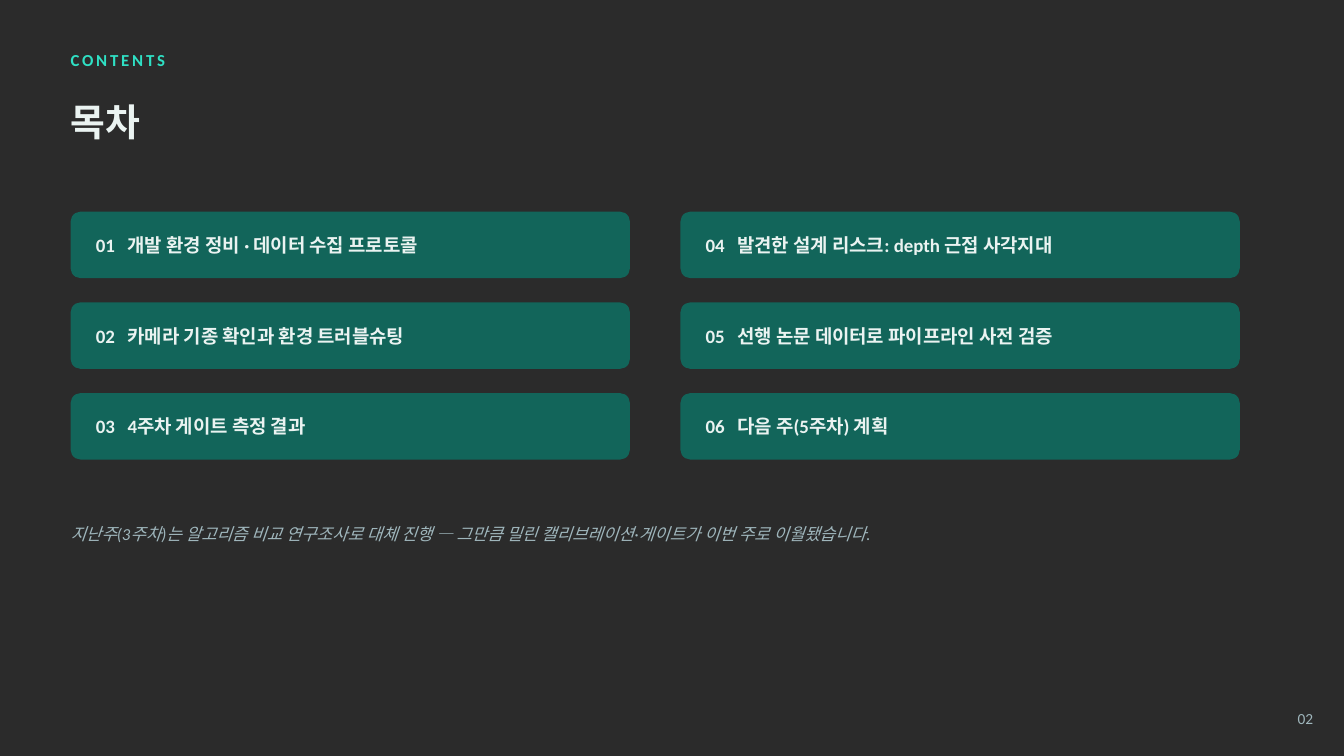
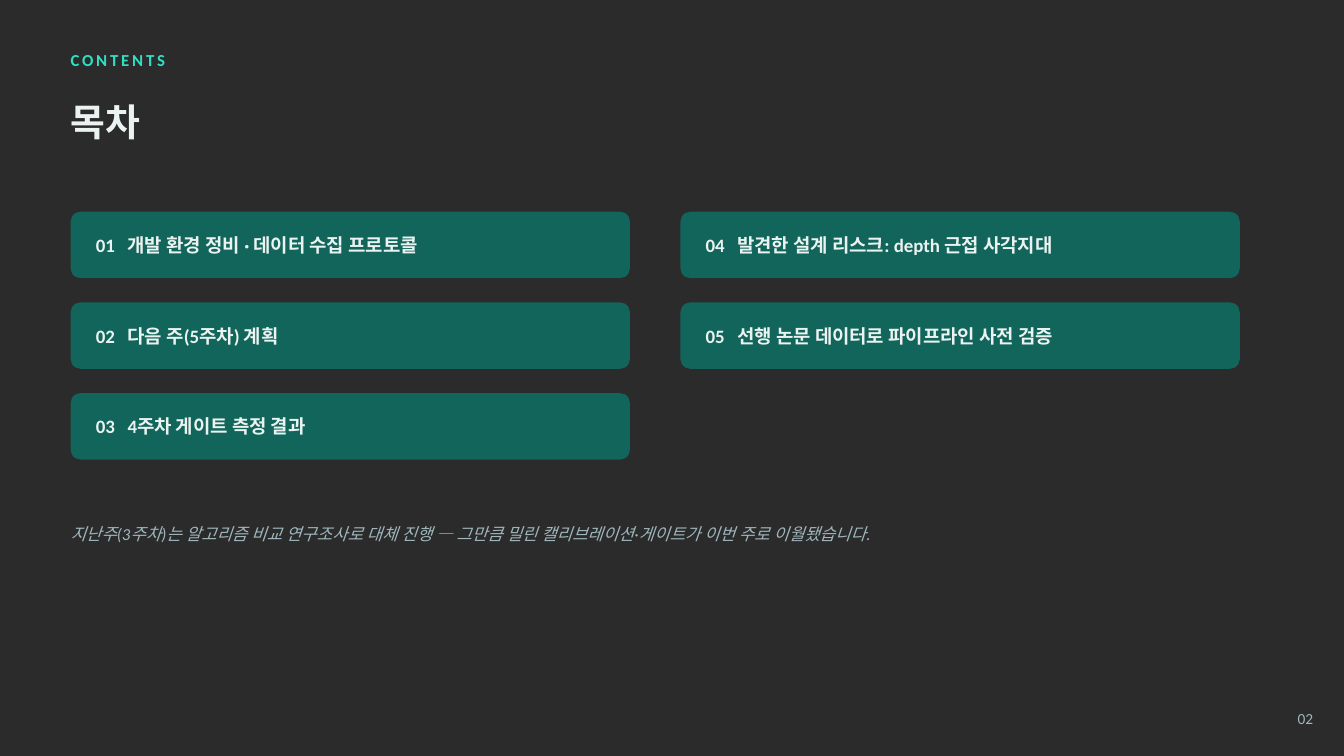
Before and after one commit to gianpark/AIoT-Project, a slide deck: slide 2 of barunjase_week4.pptx. Drawn at 1344x756 pixels with LibreOffice and Linux fonts; fonts in the diff are those of the drawing; background and template pictures are left out; a plain dark background stands for a picture behind light text. Boxes give left, top, right and bottom in pixels: in the first picture for what was removed or moved away, otherwise in the second. Text is boxed around its words. In the diff, an @@ line names an element or a change of style, - is before the commit and + after.

```diff
--- a/barunjase_week4.pptx
+++ b/barunjase_week4.pptx
@@ text at [96,327,279,346]: text changed @@
-02 카메라 기종 확인과 환경 트러블슈팅
+02 다음 주(5주차) 계획
@@ rounded rectangle removed at [681,393,1240,460] @@
@@ text removed at [706,417,889,436] @@
-06 다음 주(5주차) 계획
```
Also in this commit, not shown: 5 other slides changed, 1 slide removed, 8 other files.
